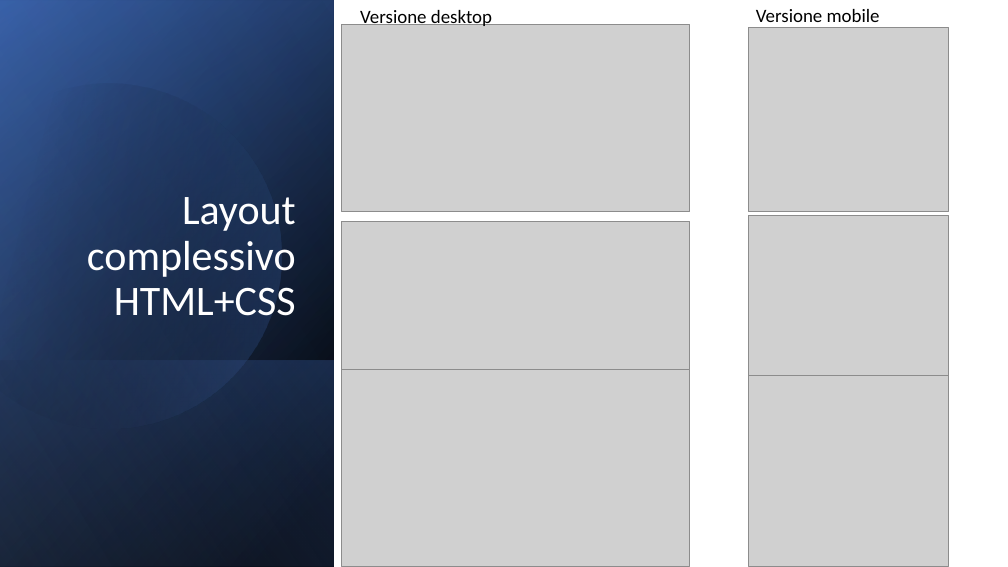
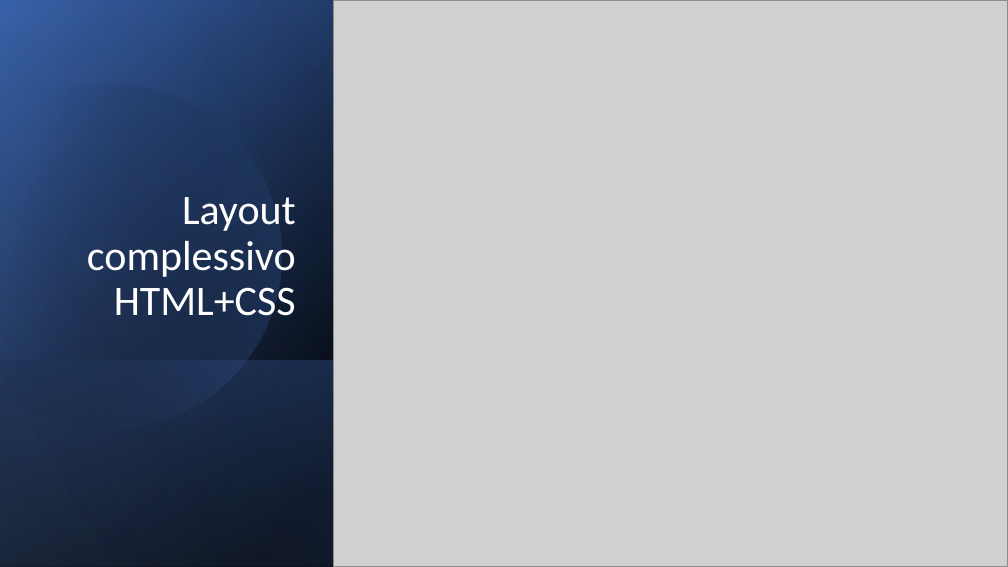
Before and after one commit to AngeloCocuzza/mhw1, a slide deck: slide 2 of MHW1.pptx. Drawn at 1008x567 pixels with LibreOffice and Linux fonts; fonts in the diff are those of the drawing; grey boxes stand for pictures. Boxes give left, top, right and bottom in pixels: in the first picture for what was removed or moved away, otherwise in the second. Text is boxed around its words. In the diff, an @@ line names an element or a change of style, - is before the commit and + after.

```diff
--- a/MHW1.pptx
+++ b/MHW1.pptx
@@ picture added at (334, 1, 1008, 566) @@
@@ picture removed at (342, 24, 690, 212) @@
@@ text removed at (360, 10, 492, 28) @@
-Versione desktop
@@ picture removed at (749, 27, 949, 211) @@
@@ text removed at (756, 9, 880, 28) @@
-Versione mobile
@@ picture removed at (342, 222, 690, 376) @@
@@ picture removed at (749, 216, 949, 383) @@
@@ picture removed at (342, 370, 690, 566) @@
@@ picture removed at (749, 376, 949, 566) @@
```
